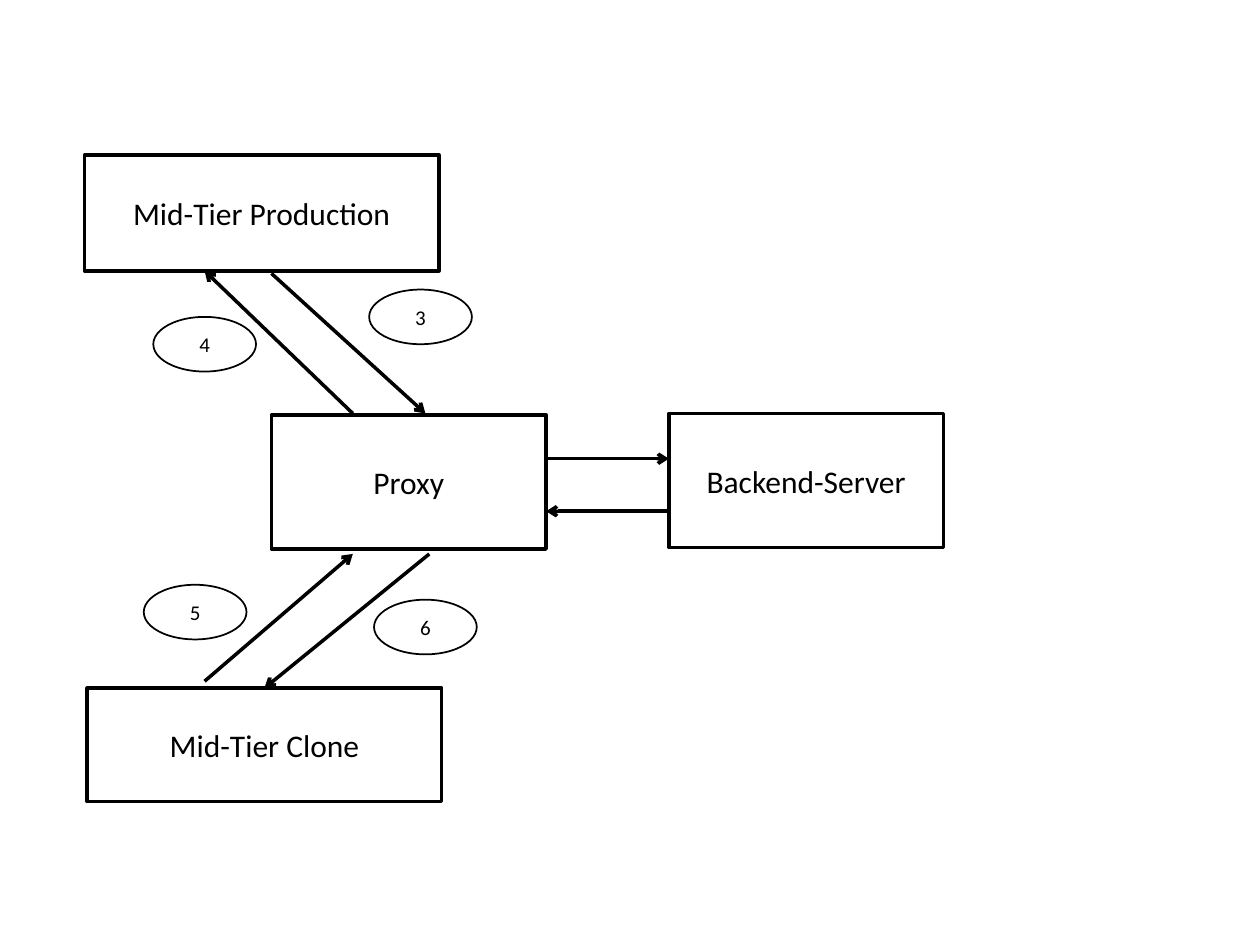
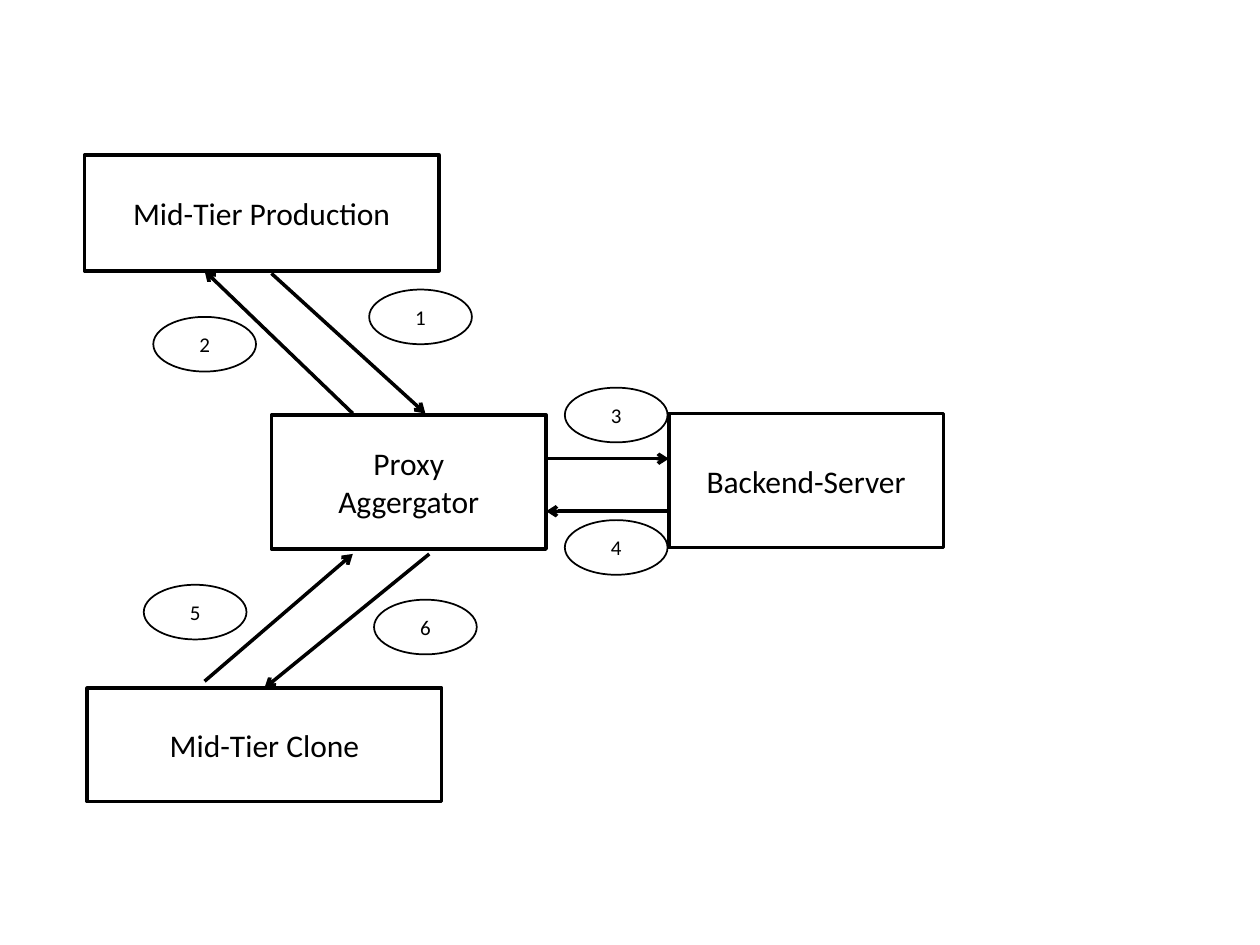
Before and after one commit to nipunarora/parikshan_code, a slide deck: slide 7 of paper/figs/images.pptx. Drawn at 1260x945 pixels with LibreOffice and Linux fonts; fonts in the diff are those of the drawing. Boxes give left, top, right and bottom in pixels: in the first picture for what was removed or moved away, otherwise in the second. Text is boxed around its words. In the diff, an @@ line names an element or a change of style, - is before the commit and + after.

```diff
--- a/paper/figs/images.pptx
+++ b/paper/figs/images.pptx
@@ text in ellipse at (415, 311, 426, 325): text changed @@
-3
+1
@@ text in ellipse at (199, 338, 210, 352): text changed @@
-4
+2
@@ ellipse added at (564, 388, 668, 442), outline #000000 1 pt, 12 pt, text #000000 @@
+3
@@ text in rectangle at (338, 492, 479, 519): paragraph added @@
+Aggergator
@@ ellipse added at (564, 520, 668, 575), outline #000000 1 pt, 12 pt, text #000000 @@
+4
```
Also in this commit, not shown: 8 other files.
